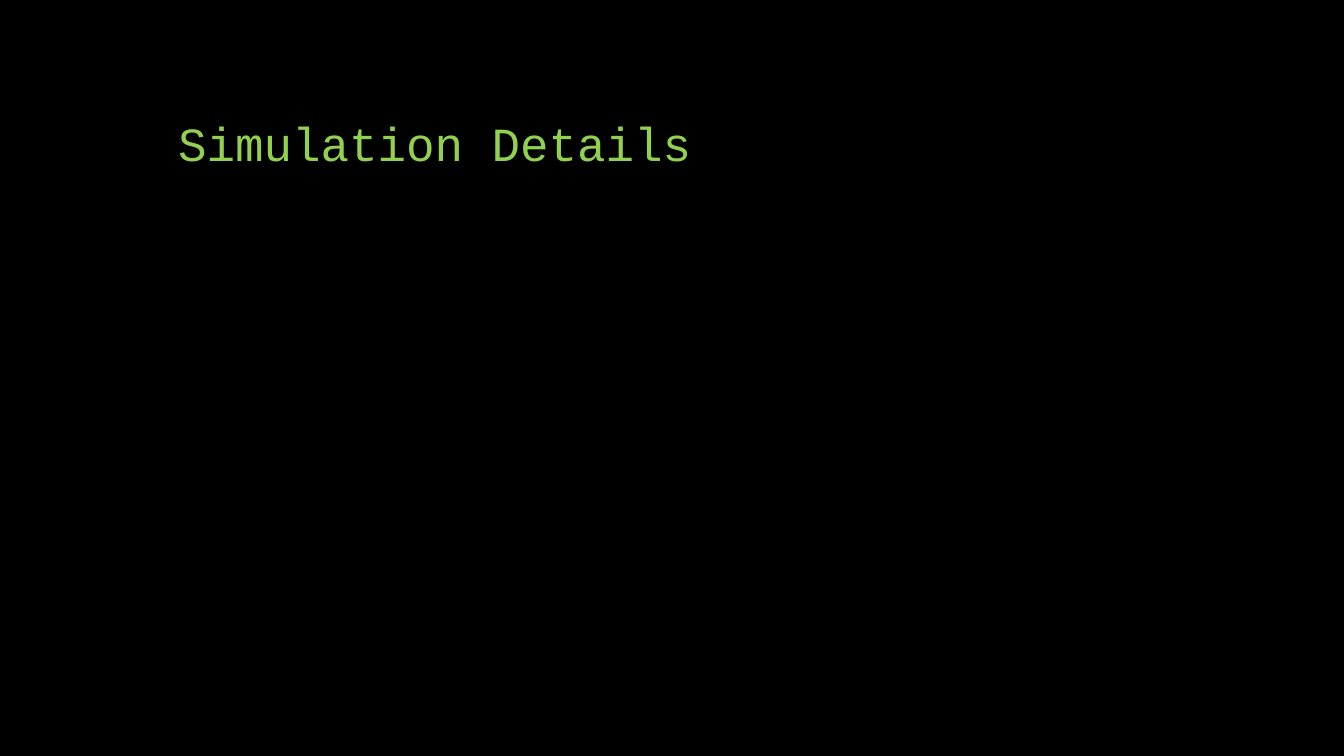
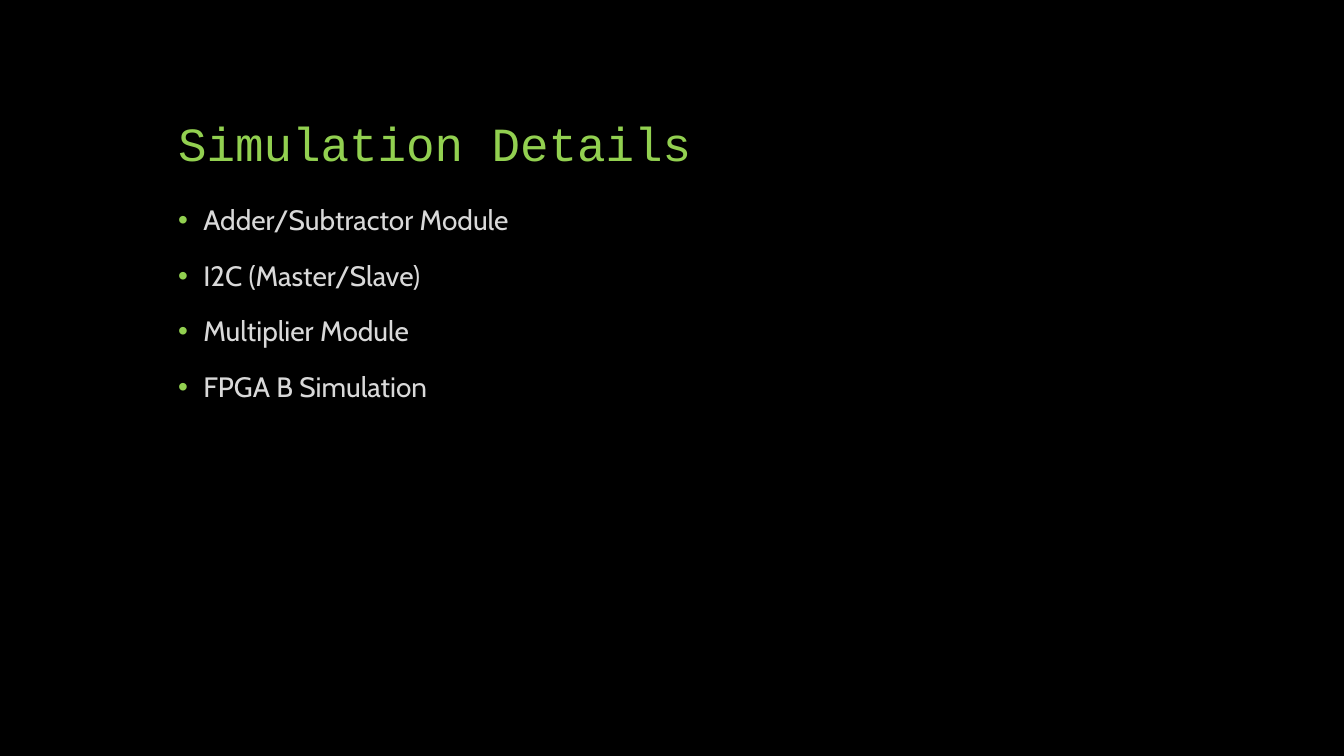
Before and after one commit to brianz123/ENEE459F_srcs, a slide deck: slide 10 of ENEE 459F Final Project.pptx. Drawn at 1344x756 pixels with LibreOffice and Linux fonts; fonts in the diff are those of the drawing. Boxes give left, top, right and bottom in pixels: in the first picture for what was removed or moved away, otherwise in the second. Text is boxed around its words. In the diff, an @@ line names an element or a change of style, - is before the commit and + after.

```diff
--- a/ENEE 459F Final Project.pptx
+++ b/ENEE 459F Final Project.pptx
@@ text added at bbox=[203, 209, 509, 398], 20 pt, text #D9D9D9 @@
+• Adder/Subtractor Module
+• I2C (Master/Slave)
+• Multiplier Module
+• FPGA B Simulation
```
Also in this commit, not shown: 6 other slides changed, 3 slides added, 10 slides removed.
